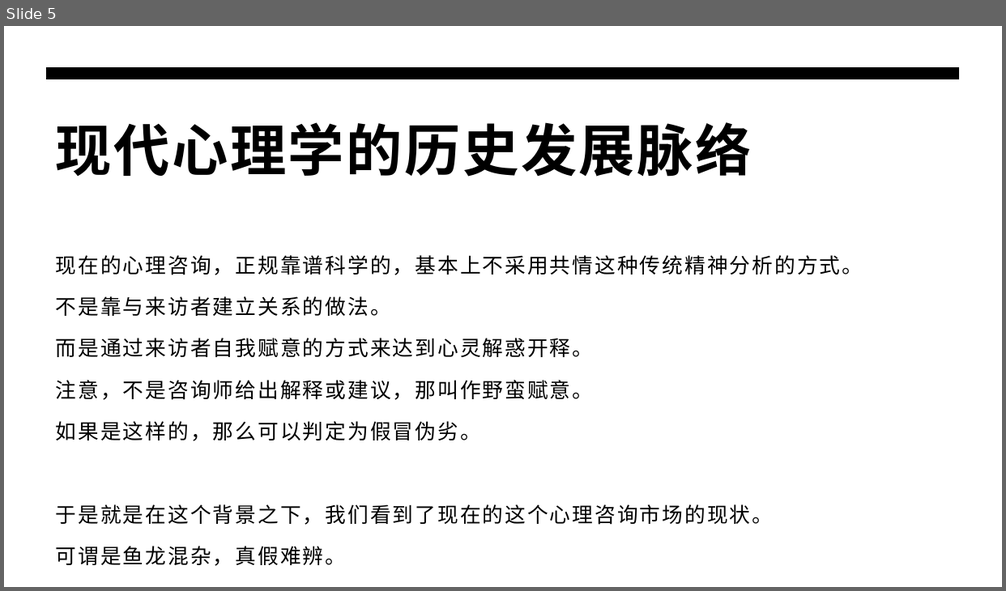
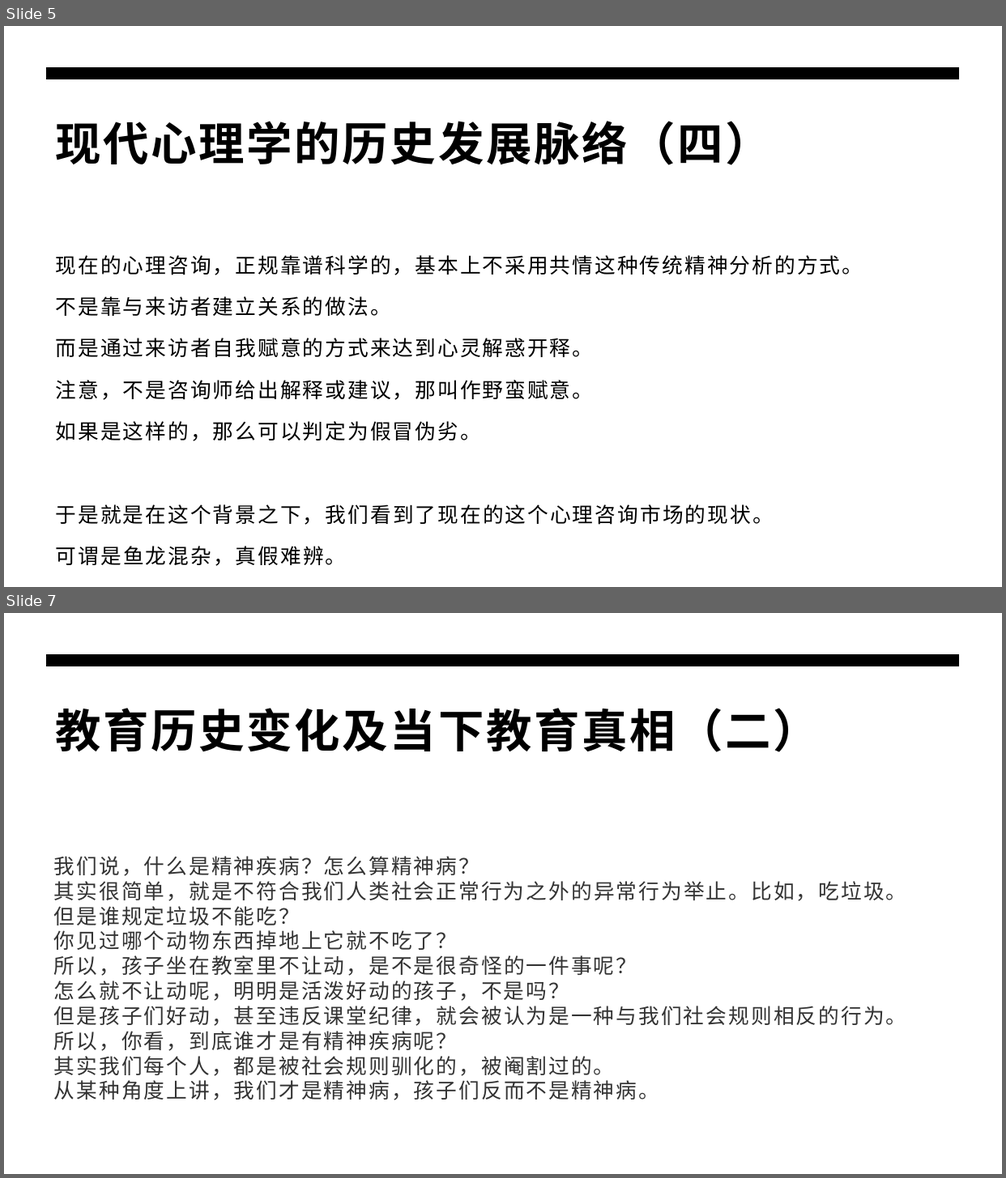
Before and after one commit to panxibei/writing, a slide deck: 44_心理学/24_浥尘伙伴社团原创：浥尘智慧家长课堂/智慧家长课堂.pptx. Shown one above the other, each under a label of ours: slide 5 before the commit, slides 5 and 7 after it; the slides between them are not shown. The pictures are 1006x591 and 1006x1178 pixels, drawn with LibreOffice and Linux fonts; fonts in the diff are those of the drawing. Boxes give left, top, right and bottom in pixels: in the first picture for what was removed or moved away, otherwise in the second. Text is boxed around its words. In the diff, an @@ line names an element or a change of style, - is before the commit and + after.

```diff
--- a/44_心理学/24_浥尘伙伴社团原创：浥尘智慧家长课堂/智慧家长课堂.pptx
+++ b/44_心理学/24_浥尘伙伴社团原创：浥尘智慧家长课堂/智慧家长课堂.pptx
@@ slide 7 added at (x1=4, y1=613, x2=1002, y2=1174), background #FFFFFF; not listed: 1 template element that a slide beside it also shows @@
@@ title added at (x1=56, y1=708, x2=819, y2=752), 44 pt, text #000000, bold @@
+教育历史变化及当下教育真相（二）
@@ text added at (x1=54, y1=856, x2=907, y2=1101), 20 pt, text #333333 @@
+我们说，什么是精神疾病？怎么算精神病？
+其实很简单，就是不符合我们人类社会正常行为之外的异常行为举止。比如，吃垃圾。
+但是谁规定垃圾不能吃？
+你见过哪个动物东西掉地上它就不吃了？
+所以，孩子坐在教室里不让动，是不是很奇怪的一件事呢？
+怎么就不让动呢，明明是活泼好动的孩子，不是吗？
+但是孩子们好动，甚至违反课堂纪律，就会被认为是一种与我们社会规则相反的行为。
+所以，你看，到底谁才是有精神疾病呢？
+其实我们每个人，都是被社会规则驯化的，被阉割过的。
+从某种角度上讲，我们才是精神病，孩子们反而不是精神病。
@@ slide 5 changed as well @@
@@ title at (x1=56, y1=121, x2=771, y2=165): text changed; size 54 to 44 pt @@
-现代心理学的历史发展脉络
+现代心理学的历史发展脉络（四）
```
Also in this commit, not shown: 24 other slides changed, 5 other slides added, 3 slides removed, 1 other file.
